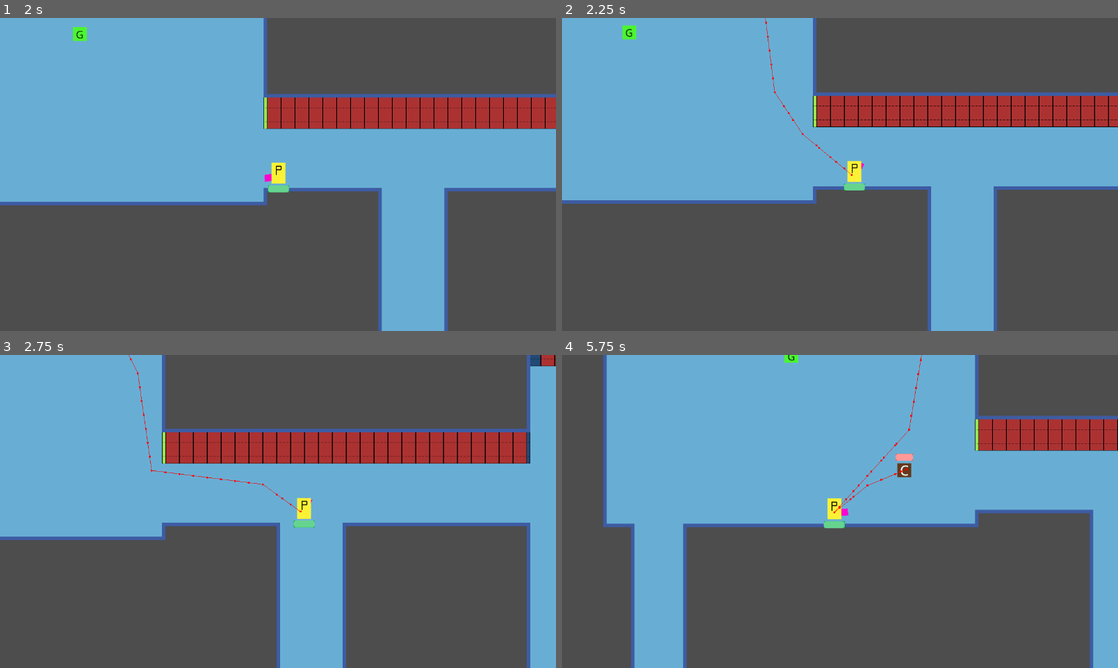
Above: before the commit, frames 1-4 (two rows, left to right).
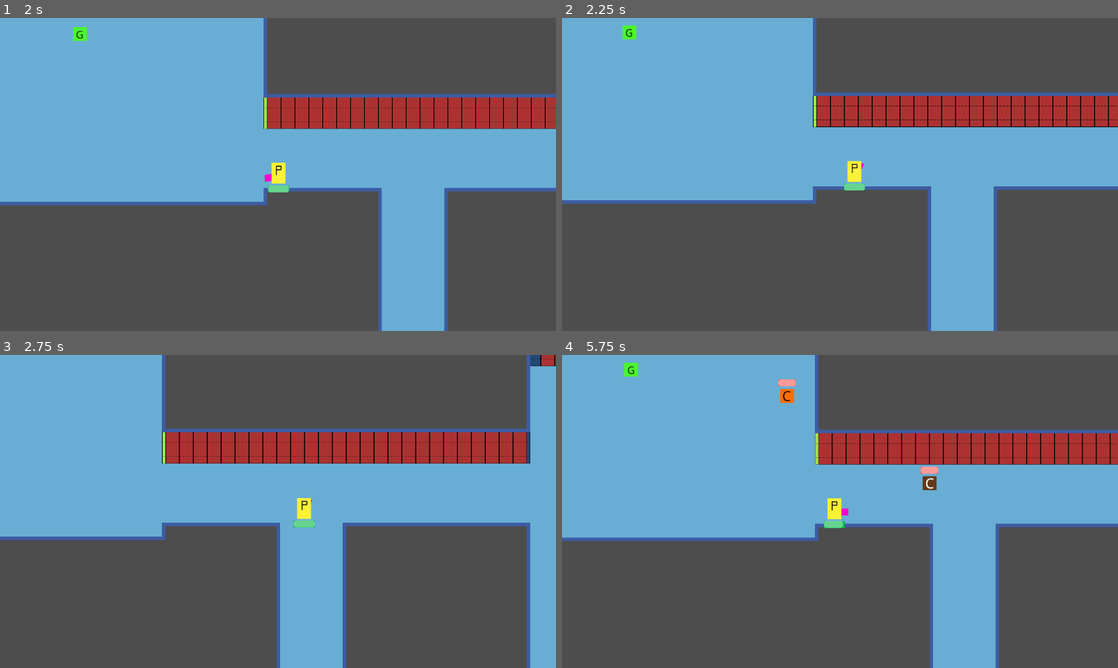
Above: after the commit, the same moments.

Repository: amenrio/techo-de-cristal
Game: Godot game, scene res://02_scenes/03_levels/level_alpha.tscn
Same seed, same stepped clock (60 frames per second), same inputs: the game is played once before the commit and once after it.
Inputs (mouse positions are in pixels of both pictures, inside the frame that each line leads up to):
- Up to frame 1 (2 s): tap Enter at 0.5 s; move the mouse to (400, 158) at 0.52 s; hold D (move_right) 0.53-1.28 s; tap Shift (dash) at 0.6 s; move the mouse to (166, 190) at 1.27 s; hold S (move_down) from 1.28 s (still down); tap Space (fire) at 1.35 s
- Up to frame 2 (2.25 s): move the mouse to (895, 105) at 2.02 s; release S (move_down) at 2.03 s; hold D (move_right) from 2.03 s (still down); tap E (interact) at 2.1 s
- Up to frame 3 (2.75 s): keep holding D (move_right)
- Up to frame 4 (5.75 s): move the mouse to (812, 574) at 2.77 s; release D (move_right) at 2.78 s; hold W (move_up) 2.78-3.53 s; tap Shift (dash) at 2.85, 5.1 s; move the mouse to (1006, 558) at 3.52 s; hold Space (fire) 3.53-4.28 s; hold A (move_left) 3.53-5.03 s; move the mouse to (673, 464) at 4.27 s; tap E (interact) at 4.35 s; move the mouse to (867, 511) at 5.02 s; hold S (move_down) from 5.03 s (still down)

Frame 1 is identical in both runs. In frame 2, 0.1% of the frame differs, in the area x 36-53%, y 0-51%; in frame 3, 0.1%; in frame 4, 34%, in the area x 0-100%, y 0-100%.

Commit message:
Added enemy03 WIP. Modified enemy01 to work with A*

Diff:
--- a/02_scenes/01_characters/enemy01.gd
+++ b/02_scenes/01_characters/enemy01.gd
@@ -5,6 +5,7 @@
 @export var _name:String
 @onready var player_instance = get_tree().get_first_node_in_group("player")
 @onready var health_component = $HealthComponent
+@onready var nav_agent = $NavigationAgent2D
 
 var max_speed = 300
 var following_player = true
@@ -21,10 +22,16 @@
 	queue_free()
 
 func _physics_process(_delta):
-	pass
+	if following_player == true:
+		var dir = to_local(nav_agent.get_next_path_position()).normalized()
+		velocity = dir * max_speed
+		move_and_slide()
 #	if following_player == true:
 #		velocity = position.direction_to(player_instance.position) * max_speed
 #	move_and_slide()
+
+func makepath():
+	nav_agent.target_position = player_instance.global_position
 
 func _on_hitbox_component_area_entered( area):
 	if area.has_method("damage") and is_instance_valid(area):
@@ -33,3 +40,7 @@
 		velocity = Vector2.ZERO
 		await get_tree().create_timer(hit_lag).timeout
 		following_player = true
+
+
+func _on_nav_timer_timeout():
+	makepath()
--- a/02_scenes/01_characters/enemy01.tscn
+++ b/02_scenes/01_characters/enemy01.tscn
@@ -7,11 +7,11 @@
 [ext_resource type="PackedScene" uid="uid://2vhbmtcyircw" path="res://02_scenes/05_components/followplayer_behaviour.tscn" id="6_cu011"]
 [ext_resource type="PackedScene" uid="uid://ll1gibctxlws" path="res://02_scenes/05_components/pickup_component.tscn" id="6_n5ho7"]
 
-[sub_resource type="RectangleShape2D" id="RectangleShape2D_nxfse"]
-size = Vector2(32, 32)
+[sub_resource type="CircleShape2D" id="CircleShape2D_igar0"]
+radius = 16.0
 
-[sub_resource type="RectangleShape2D" id="RectangleShape2D_tiprm"]
-size = Vector2(32, 32)
+[sub_resource type="CircleShape2D" id="CircleShape2D_fjop8"]
+radius = 16.0
 
 [node name="enemy" type="CharacterBody2D"]
 collision_layer = 2
@@ -29,7 +29,7 @@
 health_component = NodePath("../HealthComponent")
 
 [node name="CollisionShape2D" parent="HitboxComponent" index="0"]
-shape = SubResource("RectangleShape2D_nxfse")
+shape = SubResource("CircleShape2D_igar0")
 
 [node name="HealthComponent" parent="." instance=ExtResource("2_g7oyf")]
 MAX_HEALTH = 30.0
@@ -41,11 +41,18 @@
 offset_bottom = -22.0
 
 [node name="hitbox" type="CollisionShape2D" parent="."]
-shape = SubResource("RectangleShape2D_tiprm")
+shape = SubResource("CircleShape2D_fjop8")
 
 [node name="followplayer_behaviour" parent="." instance=ExtResource("6_cu011")]
 
+[node name="NavigationAgent2D" type="NavigationAgent2D" parent="."]
+
+[node name="navTimer" type="Timer" parent="."]
+wait_time = 0.1
+autostart = true
+
 [connection signal="area_entered" from="HitboxComponent" to="." method="_on_hitbox_component_area_entered"]
+[connection signal="timeout" from="navTimer" to="." method="_on_nav_timer_timeout"]
 
 [editable path="HitboxComponent"]
 [editable path="HealthComponent"]
--- /dev/null
+++ b/02_scenes/01_characters/enemy03.gd
@@ -0,0 +1,15 @@
+extends "res://02_scenes/01_characters/enemy01.gd"
+
+@onready var shootDelay = $shootDelay
+@onready var castCheck = $RayCast2D
+@onready var range = $shootRage
+
+#var bool: playerIsTarget = false
+#
+#func _on_shoot_rage_area_entered(area):
+#	if area.has_method("damage"):
+#		print("Player On Area")
+#		while playerIsTarget == true:
+#			castCheck.target_position(player_instance.global_position)
+#
+#		pass
--- /dev/null
+++ b/02_scenes/01_characters/enemy03.tscn
@@ -0,0 +1,27 @@
+[gd_scene load_steps=4 format=3 uid="uid://d1vcsu1a0lffa"]
+
+[ext_resource type="PackedScene" uid="uid://wveguagwuor2" path="res://02_scenes/01_characters/enemy01.tscn" id="1_the54"]
+[ext_resource type="Script" path="res://02_scenes/01_characters/enemy03.gd" id="2_gnx8y"]
+
+[sub_resource type="CircleShape2D" id="CircleShape2D_hhaam"]
+radius = 166.048
+
+[node name="enemy03" instance=ExtResource("1_the54")]
+script = ExtResource("2_gnx8y")
+loot = null
+
+[node name="shootDelay" type="Timer" parent="." index="7"]
+wait_time = 0.8
+
+[node name="RayCast2D" type="RayCast2D" parent="." index="8"]
+
+[node name="shootRage" type="Area2D" parent="." index="9"]
+
+[node name="CollisionShape2D" type="CollisionShape2D" parent="shootRage" index="0"]
+shape = SubResource("CircleShape2D_hhaam")
+
+[connection signal="area_entered" from="shootRage" to="." method="_on_shoot_rage_area_entered"]
+
+[editable path="HitboxComponent"]
+[editable path="HealthComponent"]
+[editable path="followplayer_behaviour"]
--- a/02_scenes/03_levels/level_alpha.tscn
+++ b/02_scenes/03_levels/level_alpha.tscn
@@ -4,7 +4,7 @@
 [ext_resource type="Script" path="res://02_scenes/03_levels/level_alpha.gd" id="2_v0fk0"]
 [ext_resource type="TileSet" uid="uid://bn5gcw7g71dpx" path="res://01_assets/04_resources/Tileset.tres" id="3_dmdj1"]
 [ext_resource type="PackedScene" uid="uid://b5cw65yv7hyj" path="res://02_scenes/01_characters/girlfriend.tscn" id="4_8kabd"]
-[ext_resource type="PackedScene" uid="uid://de4yexnjnfet" path="res://02_scenes/01_characters/enemy02.tscn" id="4_ne6th"]
+[ext_resource type="PackedScene" uid="uid://d1vcsu1a0lffa" path="res://02_scenes/01_characters/enemy03.tscn" id="4_dn1aw"]
 
 [node name="levelAlpha" instance=ExtResource("1_tm6rn")]
 script = ExtResource("2_v0fk0")
@@ -39,7 +39,7 @@
 
 [node name="spawner" parent="." index="3"]
 position = Vector2(852, 43)
-enemies = ExtResource("4_ne6th")
+enemies = ExtResource("4_dn1aw")
 enemy_names = Array[String](["chocolate", "citrico", "masa"])
 spawn_timer = 1.0
 
